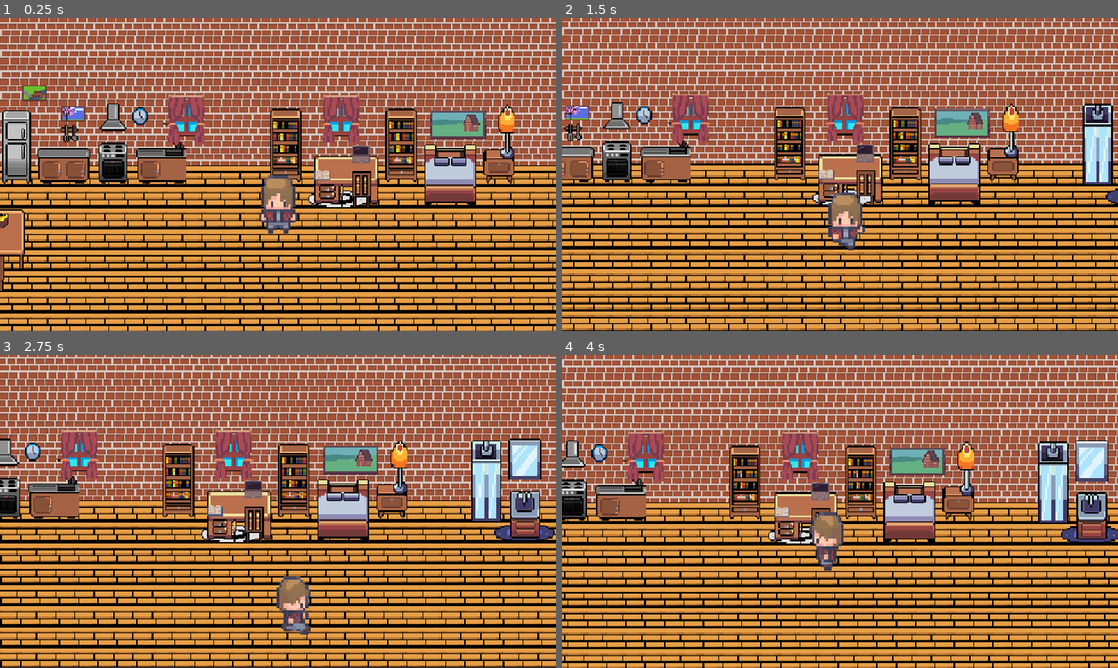
Above: before the commit, frames 1-4 (two rows, left to right).
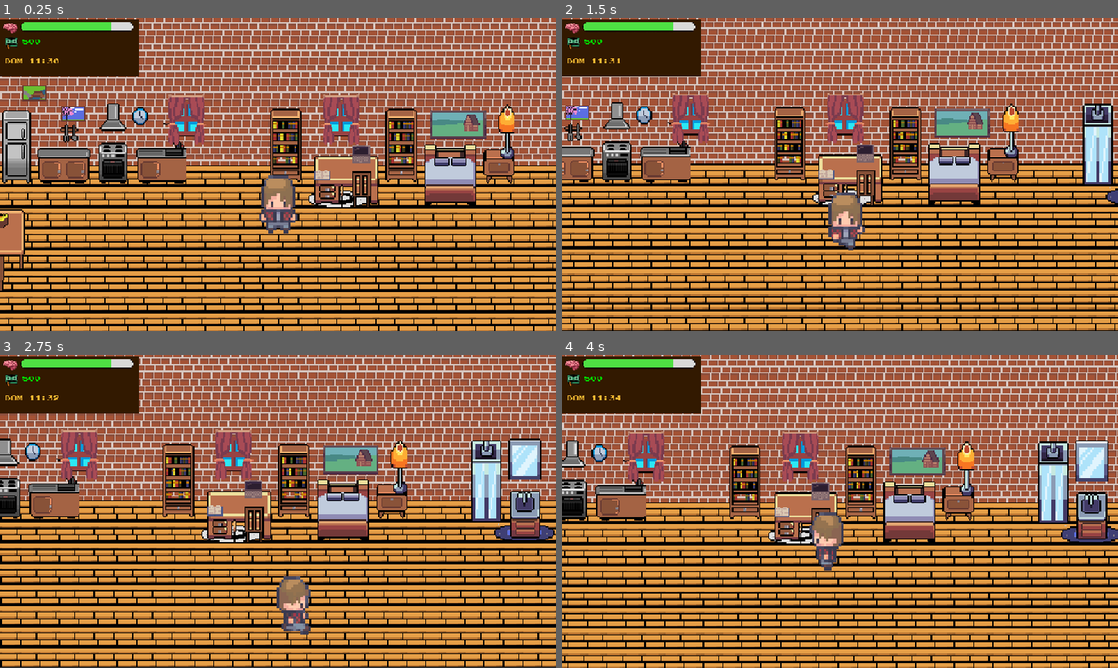
Above: after the commit, the same moments.

Repository: BurningUNI/BurnOut
Game: Godot game, scene res://scenes/room.tscn
Two runs of this game, one before a commit and one after it. Both use one fixed random seed, a clock stepped at 60 frames per second and the inputs below. This scene is started directly instead of the project's main scene.
Inputs (mouse positions are in pixels of both pictures, inside the frame that each line leads up to):
- Up to frame 1 (0.25 s): no input
- Up to frame 2 (1.5 s): move the mouse to (962, 158) at 0.52 s; hold Right (ui_right) 0.53-1.28 s; hold Space (interact) 0.53-1.28 s; click (962, 158) at 0.67 s; move the mouse to (728, 190) at 1.27 s; hold Down (ui_down) from 1.28 s (still down); tap Space (interact) at 1.35 s
- Up to frame 3 (2.75 s): move the mouse to (333, 442) at 2.02 s; release Down (ui_down) at 2.03 s; hold Right (ui_right) from 2.03 s (still down); hold Space (interact) from 2.03 s (still down)
- Up to frame 4 (4 s): move the mouse to (812, 574) at 2.77 s; release Right (ui_right) at 2.78 s; release Space (interact) at 2.78 s; hold Up (ui_up) 2.78-3.53 s; tap Space (interact) at 2.85 s; click (812, 574) at 2.92 s; move the mouse to (1006, 558) at 3.52 s; hold Left (ui_left) from 3.53 s (still down); hold Space (interact) from 3.53 s (still down)

The runs differ from the first frame. In frame 1, 4.6% of the frame differs, in the area x 0-25%, y 0-19%; in frame 2, 4.6%; in frame 3, 4.6%; in frame 4, 4.6%.

Commit message:
aggiuntatelefono

Diff:
--- a/scenes/room.tscn
+++ b/scenes/room.tscn
@@ -3716,7 +3716,6 @@
 script = ExtResource("1_eom3m")
 
 [node name="HUD" parent="." instance=ExtResource("2_tk5fv")]
-visible = false
 offset = Vector2(0, -0.5)
 scale = Vector2(0.5, 0.5)
 transform = Transform2D(0.5, 0, 0, 0.5, 0, -0.5)
--- a/scenes/ui/hud.tscn
+++ b/scenes/ui/hud.tscn
@@ -6,6 +6,7 @@
 [ext_resource type="Texture2D" uid="uid://clqtecsl8jvka" path="res://assets/icons/CervelloIcona.png" id="3_136eg"]
 [ext_resource type="Texture2D" uid="uid://c6866mrkuq1cs" path="res://assets/icons/icons8-soldi-50.png" id="5_136eg"]
 [ext_resource type="FontFile" uid="uid://l0nqfp87alnk" path="res://assets/fonts/PressStart2P-Regular.ttf" id="6_oj5la"]
+[ext_resource type="Texture2D" uid="uid://ced03621wvl2q" path="res://scenes/oggetti/ChatGPT_Image_7_giu_2025_12_07_25-removebg-preview.png" id="7_gss2c"]
 
 [sub_resource type="StyleBoxFlat" id="StyleBoxFlat_oj5la"]
 bg_color = Color(0.196078, 0.0980392, 0, 1)
@@ -14,9 +15,9 @@
 script = ExtResource("1_8qguk")
 
 [node name="StatisticheSfondo" type="Panel" parent="."]
-offset_top = 1.0
+offset_top = 5.0
 offset_right = 577.0
-offset_bottom = 237.0
+offset_bottom = 241.0
 size_flags_horizontal = 8
 size_flags_vertical = 4
 theme_override_styles/panel = SubResource("StyleBoxFlat_oj5la")
@@ -93,3 +94,66 @@
 theme_override_fonts/font = ExtResource("6_oj5la")
 theme_override_font_sizes/font_size = 25
 horizontal_alignment = 1
+
+[node name="PhonePopup" type="Control" parent="."]
+layout_mode = 3
+anchors_preset = 7
+anchor_left = 0.5
+anchor_top = 1.0
+anchor_right = 0.5
+anchor_bottom = 1.0
+offset_left = -20.5
+offset_top = -41.0
+offset_right = 20.5
+grow_horizontal = 2
+grow_vertical = 0
+
+[node name="PhoneImage" type="TextureRect" parent="PhonePopup"]
+layout_mode = 1
+anchors_preset = -1
+anchor_top = -8.365
+anchor_right = 12.263
+offset_left = 169.5
+offset_top = -66.035
+offset_right = 166.717
+offset_bottom = 91.0
+texture = ExtResource("7_gss2c")
+
+[node name="MessageLabel" type="Label" parent="PhonePopup"]
+layout_mode = 0
+offset_left = 340.5
+offset_top = -202.0
+offset_right = 545.5
+offset_bottom = -110.0
+theme_type_variation = &"HeaderSmall"
+theme_override_colors/font_color = Color(0, 0, 0, 1)
+theme_override_font_sizes/font_size = 11
+text = "Buongiorno, sta iniziando la
+tua prima lezione. Premi
+accetta e recati davanti alla
+porta per andare a lezione,
+altrimenti schiaccia rifiuta"
+
+[node name="AcceptButton" type="Button" parent="PhonePopup"]
+layout_mode = 1
+anchors_preset = -1
+anchor_left = 7.909
+anchor_top = -8.624
+anchor_right = 12.552
+anchor_bottom = 1.0
+offset_left = 23.231
+offset_top = 266.584
+offset_right = -100.132
+offset_bottom = -96.0
+text = "Accetta"
+
+[node name="RejectButton" type="Button" parent="PhonePopup"]
+layout_mode = 0
+offset_left = 442.5
+offset_top = -86.0
+offset_right = 501.5
+offset_bottom = -55.0
+text = "Rifiuta"
+
+[connection signal="pressed" from="PhonePopup/AcceptButton" to="." method="_on_accept_button_pressed"]
+[connection signal="pressed" from="PhonePopup/RejectButton" to="." method="_on_reject_button_pressed"]
--- a/scripts/hud.gd
+++ b/scripts/hud.gd
@@ -1,77 +1,61 @@
 # HUD.gd
-extends CanvasLayer # Il nodo radice della scena HUD.tscn DEVE essere di tipo CanvasLayer
+extends CanvasLayer   # Il nodo radice della scena HUD.tscn DEVE essere di tipo CanvasLayer
 
-@onready var statistiche_sfondo: Panel = $StatisticheSfondo
+# ---------------------------------------------------------------------
+# NODI ESISTENTI (statistiche, orologio, ecc.)
+# ---------------------------------------------------------------------
+@onready var statistiche_sfondo: Panel          = $StatisticheSfondo
+@onready var salute_mentale_bar: TextureProgressBar = $StatisticheSfondo/SaluteMentaleBar
+@onready var soldi_quantita_label: Label        = $StatisticheSfondo/SoldiIcona/QuantitaSoldi
+@onready var orologio_label: Label              = $StatisticheSfondo/OrologioLabel
+@onready var notifica_messaggio_label: Label    = $NotificaMessaggioLabel
+@onready var stats_manager: Node                = get_node("/root/StatsManager")
 
-# Riferimenti per la Salute Mentale
-@onready var salute_mentale_bar: TextureProgressBar = $StatisticheSfondo/SaluteMentaleBar
+# ---------------------------------------------------------------------
+# --- TELEFONO (nuovi riferimenti UI) ---------------------------------
+# ---------------------------------------------------------------------
+@onready var phone_popup: Control  = $PhonePopup
+@onready var accept_button: Button = $PhonePopup/AcceptButton
+@onready var reject_button: Button = $PhonePopup/RejectButton
 
-# Riferimenti per i Soldi
-@onready var soldi_quantita_label: Label = $StatisticheSfondo/SoldiIcona/QuantitaSoldi # Il testo dei soldi (figlio dell'icona)
-
-# Riferimento per l'Orologio e il Giorno della settimana
-@onready var orologio_label: Label = $StatisticheSfondo/OrologioLabel
-
-# Nuovo riferimento per la label di notifica dei messaggi temporanei (per il letto, eventi casuali, ecc.)
-@onready var notifica_messaggio_label: Label = $NotificaMessaggioLabel
-
-# Riferimento al nodo Autoload StatsManager
-@onready var stats_manager: Node = get_node("/root/StatsManager")
-
+var phone_shown: bool = false   # tiene traccia se il telefono è già apparso
+# ---------------------------------------------------------------------
 
 func _ready():
-
-	stats_manager.salute_mentale_cambiata.connect(self._on_salute_mentale_cambiata)
-	stats_manager.soldi_cambiati.connect(self._on_soldi_cambiati)
-	stats_manager.tempo_cambiato.connect(self._on_tempo_cambiato)
-	stats_manager.evento_casuale_triggerato.connect(self._on_evento_casuale_triggerato)
-	stats_manager.letto_pronto.connect(self._on_letto_pronto)
+	# Collegamenti già presenti
+	stats_manager.salute_mentale_cambiata.connect(_on_salute_mentale_cambiata)
+	stats_manager.soldi_cambiati.connect(_on_soldi_cambiati)
+	stats_manager.tempo_cambiato.connect(_on_tempo_cambiato)
+	stats_manager.evento_casuale_triggerato.connect(_on_evento_casuale_triggerato)
+	stats_manager.letto_pronto.connect(_on_letto_pronto)
 
 	_on_salute_mentale_cambiata(stats_manager.salute_mentale)
 	_on_soldi_cambiati(stats_manager.soldi)
 	_on_tempo_cambiato(stats_manager.ora, stats_manager.minuti, stats_manager.nomi_giorni_settimana[stats_manager.indice_giorno_settimana])
 
-
-func _on_letto_pronto(letto_node_ref: Area2D):
-	"""
-	Questa funzione viene chiamata dallo StatsManager quando il nodo Letto si è registrato.
-	Qui colleghiamo il segnale 'letto_interagito' del Letto alla nostra funzione di callback.
-	"""
-	if is_instance_valid(letto_node_ref): # Controlla che il riferimento al nodo sia valido
-		letto_node_ref.connect("letto_interagito", _on_letto_interagito)
-		print("HUD: Segnale 'letto_interagito' collegato con successo tramite StatsManager.")
-	else:
-		print("HUD ERROR: Il riferimento al nodo Letto passato da StatsManager non è valido.")
+	# --- TELEFONO: collega i bottoni ---
+	accept_button.pressed.connect(_on_accept_button_pressed)
+	reject_button.pressed.connect(_on_reject_button_pressed)
+	phone_popup.visible = false
 
 
-# --- Funzioni di Callback per i Segnali dello StatsManager (esistenti) ---
-
-func _on_salute_mentale_cambiata(nuova_salute: int):
-	"""
-	Aggiorna il valore della TextureProgressBar che visualizza la salute mentale.
-	"""
+# -----------------------------------------------------------------
+# --- CALLBACK ESISTENTI DELLO STATS MANAGER ----------------------
+# -----------------------------------------------------------------
+func _on_salute_mentale_cambiata(nuova_salute: int) -> void:
 	salute_mentale_bar.value = nuova_salute
 
-func _on_soldi_cambiati(nuovi_soldi: int):
-	"""
-	Aggiorna il testo della Label che visualizza la quantità di soldi.
-	"""
+func _on_soldi_cambiati(nuovi_soldi: int) -> void:
 	soldi_quantita_label.text = str(nuovi_soldi)
 
-func _on_tempo_cambiato(nuova_ora: int, nuovi_minuti: int, nuovo_giorno_nome: String):
-	"""
-	Aggiorna il testo della Label dell'orologio.
-	Formatta l'ora e i minuti con due cifre e uno zero iniziale (es. "08:05").
-	Il testo finale sarà nel formato "LUN 08:30".
-	"""
+func _on_tempo_cambiato(nuova_ora: int, nuovi_minuti: int, nuovo_giorno_nome: String) -> void:
 	var tempo_formattato = "%02d:%02d" % [nuova_ora, nuovi_minuti]
 	orologio_label.text = "%s %s" % [nuovo_giorno_nome, tempo_formattato]
 
-func _on_evento_casuale_triggerato(tipo_evento: String, messaggio: String, importo: int):
-	"""
-	Gestisce la visualizzazione di messaggi di notifica per eventi casuali.
-	Utilizza la 'notifica_messaggio_label' per mostrare un messaggio temporaneo.
-	"""
+	# --- TELEFONO: controlla se è il momento di mostrarlo
+	_check_phone_popup(nuova_ora, nuovi_minuti)
+
+func _on_evento_casuale_triggerato(tipo_evento: String, messaggio: String, importo: int) -> void:
 	var full_message = "Evento: %s! %s" % [tipo_evento, messaggio]
 	if importo != 0:
 		full_message += " (Importo: %d$)" % importo
@@ -83,14 +67,37 @@
 	tween.tween_interval(3.0)
 	tween.tween_property(notifica_messaggio_label, "modulate:a", 0.0, 1.5)
 
-func _on_letto_interagito(messaggio: String, successo: bool):
-	"""
-	Gestisce la visualizzazione di messaggi di notifica relativi all'interazione con il letto.
-	Mostra il messaggio fornito e lo fa scomparire.
-	"""
+func _on_letto_pronto(letto_node_ref: Area2D) -> void:
+	if is_instance_valid(letto_node_ref):
+		letto_node_ref.connect("letto_interagito", _on_letto_interagito)
+		print("HUD: Segnale 'letto_interagito' collegato con successo tramite StatsManager.")
+	else:
+		print("HUD ERROR: Il riferimento al nodo Letto passato da StatsManager non è valido.")
+
+func _on_letto_interagito(messaggio: String, successo: bool) -> void:
 	notifica_messaggio_label.text = messaggio
 	notifica_messaggio_label.modulate.a = 1.0
 
 	var tween = create_tween()
 	tween.tween_interval(2.0)
 	tween.tween_property(notifica_messaggio_label, "modulate:a", 0.0, 1.0)
+
+
+# -----------------------------------------------------------------
+# --- SEZIONE TELEFONO: funzioni dedicate -------------------------
+# -----------------------------------------------------------------
+func _check_phone_popup(ora: int, minuti: int) -> void:
+	# Mostra il telefono al minuto 5, una sola volta
+	if not phone_shown and minuti == 5:
+		phone_shown = true
+		phone_popup.visible = true
+
+func _on_accept_button_pressed() -> void:
+	phone_popup.visible = false
+	print("Richiesta accettata")
+	# TODO: aggiungi qui la logica da eseguire quando l’utente accetta
+
+func _on_reject_button_pressed() -> void:
+	phone_popup.visible = false
+	print("Richiesta rifiutata")
+	# Nessuna azione extra in caso di rifiuto (per ora)
Binary file added: scenes/Gemini_Generated_Image_17w9yg17w9yg17w9.jpeg
Not shown, added: scenes/Gemini_Generated_Image_17w9yg17w9yg17w9.jpeg.import
Binary file added: scenes/oggetti/ChatGPT_Image_7_giu_2025_12_07_25-removebg-preview.png
Not shown, added: scenes/oggetti/ChatGPT_Image_7_giu_2025_12_07_25-removebg-preview.png.import
Binary file added: scenes/oggetti/Gemini_Generated_Image_17w9yg17w9yg17w9-removebg-preview (1).png
Not shown, added: scenes/oggetti/Gemini_Generated_Image_17w9yg17w9yg17w9-removebg-preview (1).png.import
Not shown: 1 places in scenes/ui/hud.tscn that only renumber resources
